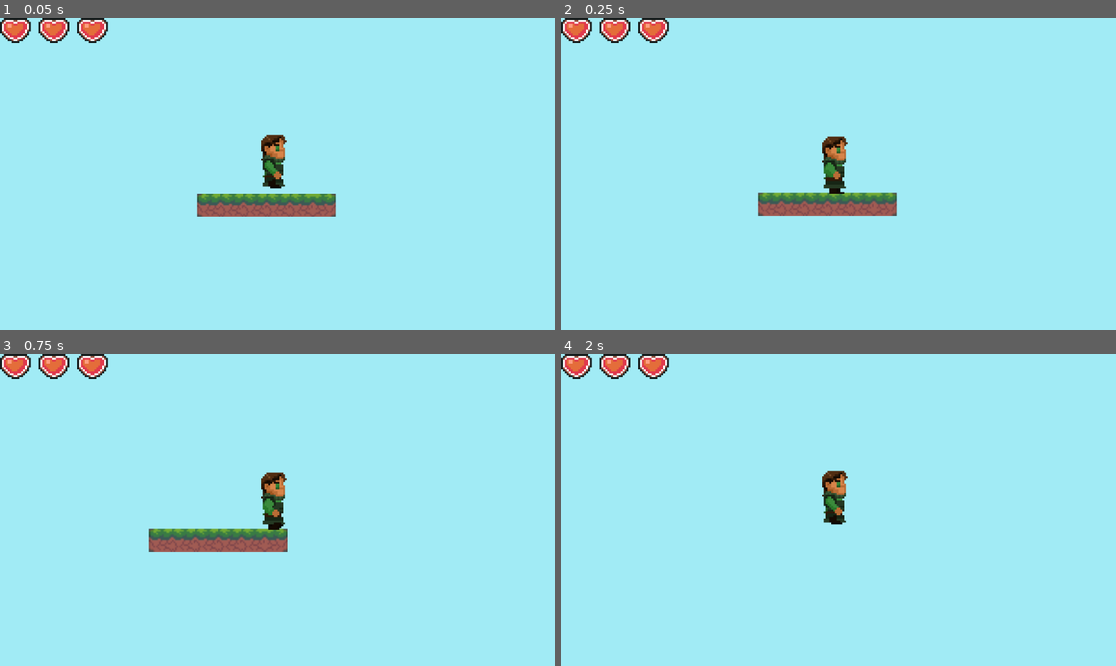
Above: before the commit, frames 1-4 (two rows, left to right).
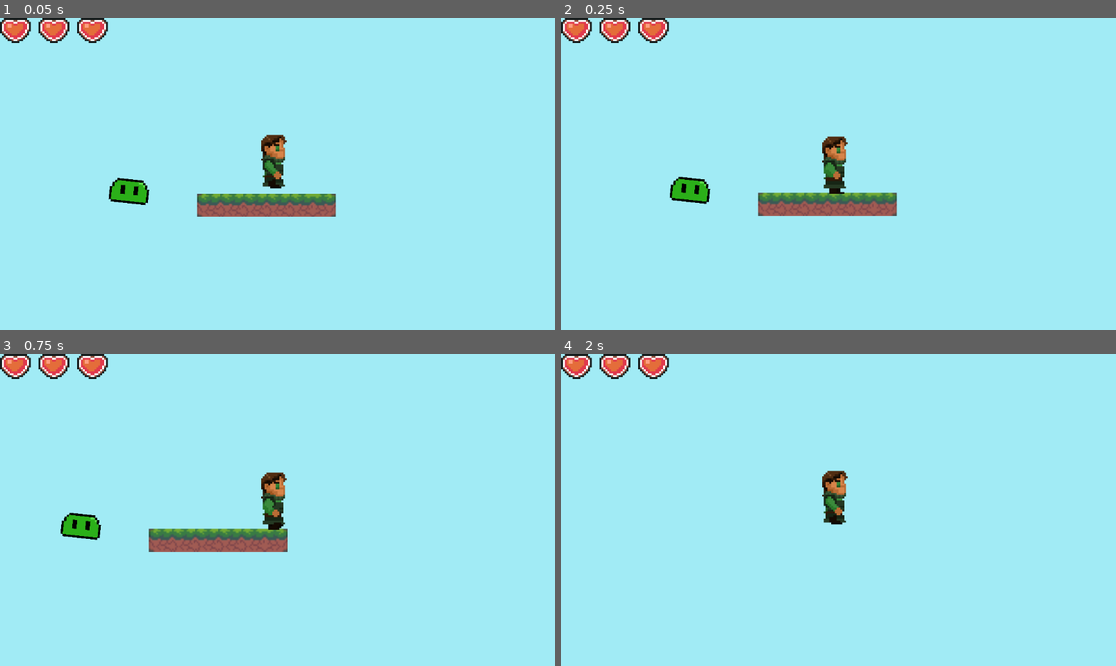
Above: after the commit, the same moments.

Repository: Vytisbrr/Shifted-by-Volt-games
Game: Godot game, scene res://Scenes/world.tscn
Two runs of this game, one before a commit and one after it. Both use one fixed random seed, a clock stepped at 60 frames per second and the inputs below.
Inputs:
- Up to frame 1 (0.05 s): no input
- Up to frame 2 (0.25 s): no input
- Up to frame 3 (0.75 s): hold D (move right) from 0.53 s (still down)
- Up to frame 4 (2 s): keep holding D (move right); tap Space (jump) at 0.77, 1.52 s

The runs differ from the first frame. In frame 1, 0.5% of the frame differs, in the area x 19-27%, y 51-61%; in frame 2, 0.5%, in the area x 19-27%, y 50-60%; in frame 3, 0.5%; in frame 4, nothing differs.

Commit message:
coded hearts

Diff:
--- a/Scenes/world.tscn
+++ b/Scenes/world.tscn
@@ -48,28 +48,8 @@
 tile_map_data = PackedByteArray("AADs//D/AAAAAAAAAADs//H/AAAAAAAAAADs//L/AAAAAAAAAADs//P/AAAAAAAAAADs//T/AAAAAAAAAADs// …(55856 unchanged characters)…
 tile_set = SubResource("TileSet_2gve2")
 
-[node name="slime" parent="." instance=ExtResource("4_bxsdk")]
-position = Vector2(-2021, -399)
-rotation = -0.150098
-
-[node name="slime2" parent="." instance=ExtResource("4_bxsdk")]
-position = Vector2(-2023, -508)
-rotation = -0.167716
-
-[node name="slime3" parent="." instance=ExtResource("4_bxsdk")]
-position = Vector2(-1998, -611)
-rotation = 0.137257
-
-[node name="slime4" parent="." instance=ExtResource("4_bxsdk")]
-position = Vector2(-1851, -383)
-rotation = 0.159795
-
-[node name="slime5" parent="." instance=ExtResource("4_bxsdk")]
-position = Vector2(-1859, -503)
-rotation = -0.150554
-
 [node name="slime6" parent="." instance=ExtResource("4_bxsdk")]
-position = Vector2(-1692, -396)
+position = Vector2(-1912, 447)
 rotation = 0.10752
 
 [node name="StaticBody2D" type="StaticBody2D" parent="."]
--- a/Scripts/player.gd
+++ b/Scripts/player.gd
@@ -1,5 +1,7 @@
 extends CharacterBody2D
 
+
+signal healthChanged
 @export var speed = 400
 @export var gravity = 30
 @export var jump_force = 300
@@ -62,7 +64,8 @@
 		currentHealth -= 1
 		if currentHealth < 0:
 			currentHealth = 0
-			print("u ded L, also you cant loose health idiot, forgot to code death")
-		print_debug(currentHealth)
+		healthChanged.emit(currentHealth)
 func _ready():
-	HeartContainer.setmaxHearts(3)
+	HeartContainer.setmaxHearts(maxHealth)
+	HeartContainer.updateHearts(currentHealth)
+	healthChanged.connect(HeartContainer.updateHearts)
--- /dev/null
+++ b/ui/heart_ui.gd
@@ -0,0 +1,14 @@
+extends Panel
+
+@onready var sprite = $Sprite2D
+# Called when the node enters the scene tree for the first time.
+func _ready() -> void:
+	pass # Replace with function body.
+
+
+# Called every frame. 'delta' is the elapsed time since the previous frame.
+func _process(delta: float) -> void:
+	pass
+func update(whole: bool):
+	if whole: sprite.frame = 4
+	else: sprite.frame = 0
--- a/ui/heart_ui.tscn
+++ b/ui/heart_ui.tscn
@@ -1,12 +1,14 @@
-[gd_scene load_steps=2 format=3 uid="uid://cwtmc8bu2e76c"]
+[gd_scene load_steps=3 format=3 uid="uid://cwtmc8bu2e76c"]
 
 [ext_resource type="Texture2D" uid="uid://de5l41hq8g5dc" path="res://health/heart (2).png" id="1_2yqyw"]
+[ext_resource type="Script" path="res://ui/heart_ui.gd" id="1_sbqlf"]
 
 [node name="HeartUI" type="Panel"]
 self_modulate = Color(1, 1, 1, 0)
 custom_minimum_size = Vector2(16, 13)
 offset_right = 16.0
 offset_bottom = 13.0
+script = ExtResource("1_sbqlf")
 
 [node name="Sprite2D" type="Sprite2D" parent="."]
 position = Vector2(0, -2)
--- a/ui/hearts.gd
+++ b/ui/hearts.gd
@@ -13,3 +13,12 @@
 	for i in range(max):
 		var heart = HeartUiClass.instantiate()
 		add_child(heart)
+func updateHearts(currentHealth: int):
+	var hearts = get_children()
+
+	for i in range(currentHealth):
+		hearts[i].update(true)
+
+
+	for i in range(currentHealth, hearts.size()):
+		hearts[i].update(false)
